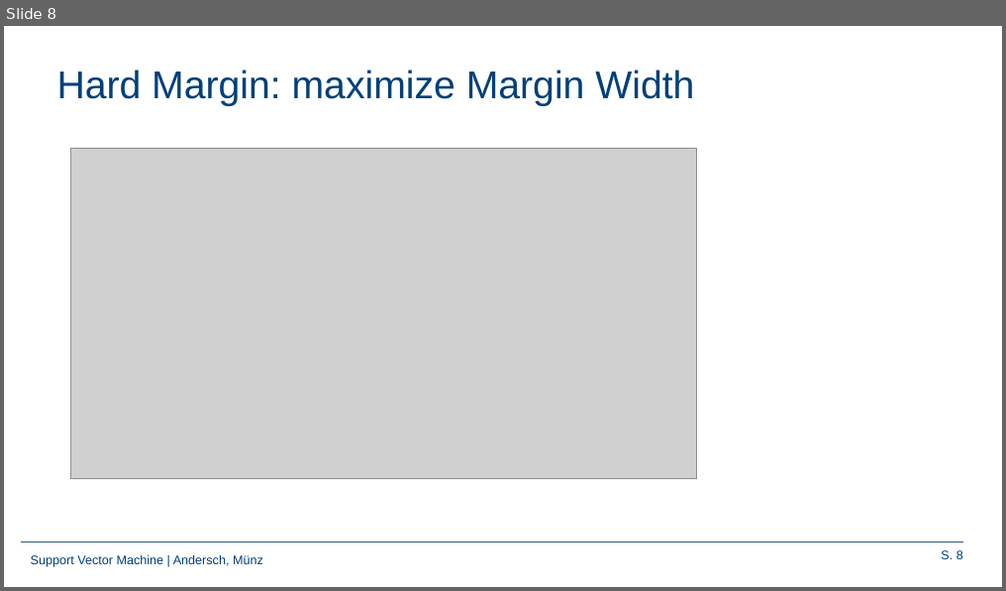
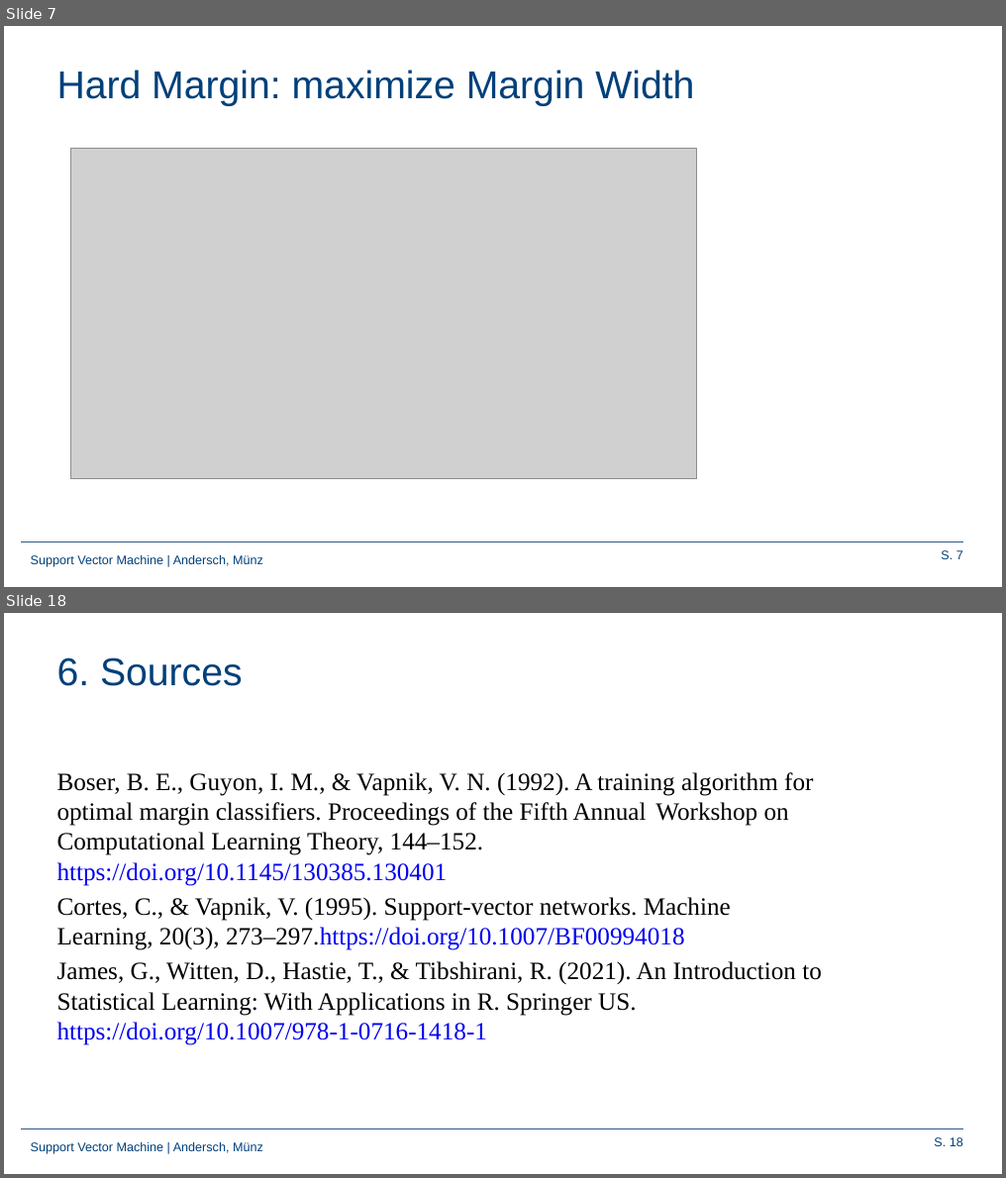
Before and after one commit to Frandersch/Statistical-Machine-Learning, a slide deck: Präsentation/Support Vector Machines.pptx. Shown one above the other, each under a label of ours: slide 8 before the commit, slides 7 and 18 after it; the slides between them are not shown. The pictures are 1006x591 and 1006x1178 pixels, drawn with LibreOffice and Linux fonts; fonts in the diff are those of the drawing; grey boxes stand for pictures; background and template pictures are left out. Boxes give left, top, right and bottom in pixels: in the first picture for what was removed or moved away, otherwise in the second. Text is boxed around its words. In the diff, an @@ line names an element or a change of style, - is before the commit and + after.

```diff
--- a/Präsentation/Support Vector Machines.pptx
+++ b/Präsentation/Support Vector Machines.pptx
@@ slide 18 added at box(4, 613, 1002, 1174), background #FFFFFF; not listed: 3 template elements that a slide beside it also shows @@
@@ title added at box(57, 658, 243, 686), 28 pt, text #00407A @@
+6. Sources
@@ text added at box(57, 772, 822, 1046), 18 pt, text #000000 @@
+Boser, B. E., Guyon, I. M., & Vapnik, V. N. (1992). A training algorithm for optimal margin classifiers. Proceedings of the Fifth Annual Workshop on Computational Learning Theory, 144–152. https://doi.org/10.1145/130385.130401
+Cortes, C., & Vapnik, V. (1995). Support-vector networks. Machine Learning, 20(3), 273–297.https://doi.org/10.1007/BF00994018
+James, G., Witten, D., Hastie, T., & Tibshirani, R. (2021). An Introduction to Statistical Learning: With Applications in R. Springer US. https://doi.org/10.1007/978-1-0716-1418-1
@@ what was slide 8 is now slide 7 @@
@@ page number at box(941, 551, 963, 560): text changed @@
-S. 8
+S. 7
```
Also in this commit, not shown: 14 slides changed, 3 other slides added, 6 slides removed.
